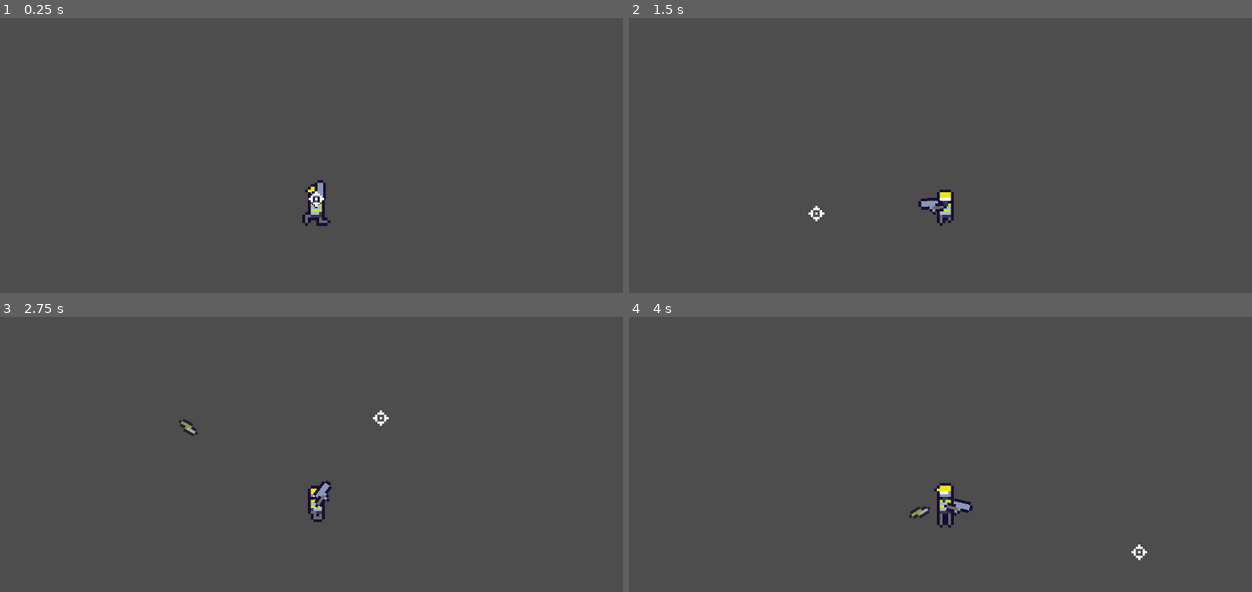
Above: before the commit, frames 1-4 (two rows, left to right).
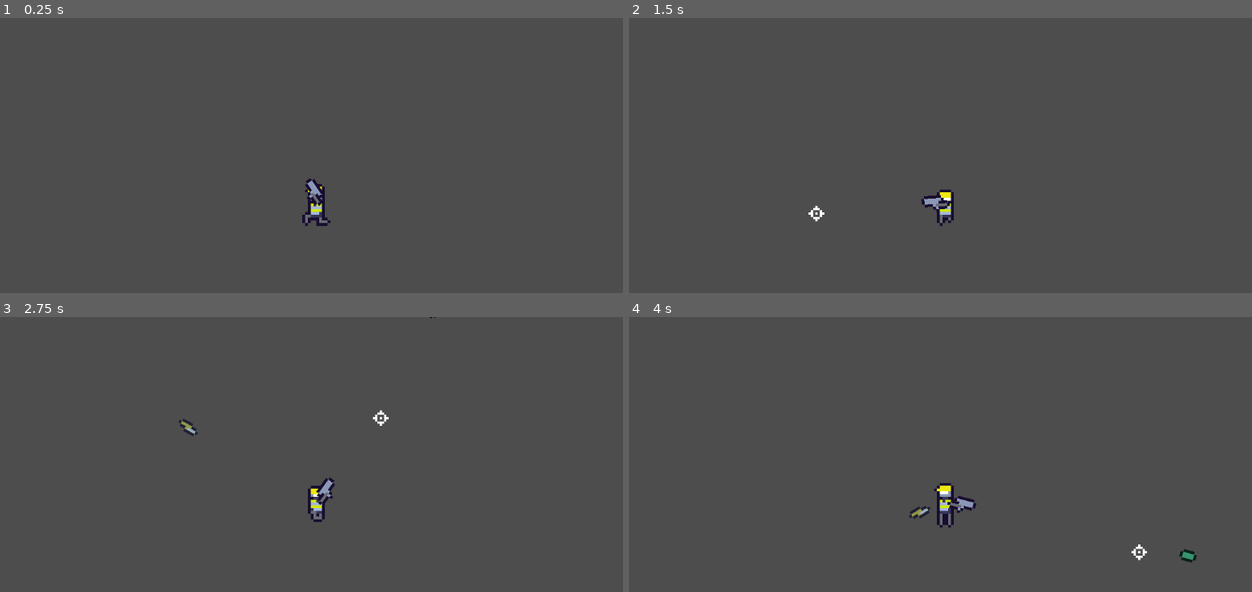
Above: after the commit, the same moments.

Repository: DryGuyx2/magnet_knives
Game: Godot game, scene res://main.tscn
Two runs of this game, one before a commit and one after it. Both use one fixed random seed, a clock stepped at 60 frames per second and the inputs below.
Inputs (mouse positions are in pixels of both pictures, inside the frame that each line leads up to):
- Up to frame 1 (0.25 s): no input
- Up to frame 2 (1.5 s): tap Enter at 0.5 s; move the mouse to (1090, 180) at 0.52 s; hold D (move_right) 0.53-1.28 s; click (1090, 180) at 0.6 s; move the mouse to (815, 216) at 1.27 s; hold S (move_down) from 1.28 s (still down); right-click (815, 216) at 1.35 s
- Up to frame 3 (2.75 s): click (186, 515) at 1.55 s; move the mouse to (380, 418) at 2.02 s; release S (move_down) at 2.03 s; hold D (move_right) from 2.03 s (still down); tap C (test_1) at 2.1 s; click (380, 418) at 2.3 s
- Up to frame 4 (4 s): move the mouse to (915, 570) at 2.77 s; release D (move_right) at 2.78 s; hold W (move_up) 2.78-3.53 s; click (915, 570) at 2.85 s; move the mouse to (1139, 553) at 3.52 s; hold A (move_left) from 3.53 s (still down); click (1139, 553) at 3.6 s

The runs differ from the first frame. In frame 1, 0.2% of the frame differs, in the area x 49-53%, y 58-70%; in frame 2, 0.2%; in frame 3, 0.2%; in frame 4, 0.3%, in the area x 50-92%, y 65-90%.

Commit message:
Add bullet

Diff:
--- a/main.tscn
+++ b/main.tscn
@@ -6,7 +6,10 @@
 
 [node name="Main" type="Node2D"]
 
-[node name="Player" parent="." node_paths=PackedStringArray("cursor") instance=ExtResource("1_2de56")]
+[node name="Cursor" parent="." instance=ExtResource("2_oxb3t")]
+
+[node name="Player" parent="." node_paths=PackedStringArray("main_scene", "cursor") instance=ExtResource("1_2de56")]
+main_scene = NodePath("..")
 cursor = NodePath("../Cursor")
 
 [node name="KnifeSpawner" type="Node2D" parent="Player"]
@@ -15,5 +18,3 @@
 script = ExtResource("3_yo3c0")
 
 [node name="Camera2D" type="Camera2D" parent="Player"]
-
-[node name="Cursor" parent="." instance=ExtResource("2_oxb3t")]
--- /dev/null
+++ b/player/bullet/bullet.gd
@@ -0,0 +1,19 @@
+extends Area2D
+class_name Bullet
+
+@export var speed: int = 1000
+@export var damage: int = 1
+var target: Vector2
+@onready var direction: Vector2 = (target - position).normalized()
+
+func _enter_tree() -> void:
+	look_at(target)
+
+func _process(delta: float) -> void:
+	global_position += direction * speed * delta
+
+
+func _on_area_entered(area: Area2D) -> void:
+	if area.has_method("damage"):
+		area.damage(damage)
+	queue_free()
--- /dev/null
+++ b/player/bullet/bullet.tscn
@@ -0,0 +1,20 @@
+[gd_scene load_steps=4 format=3 uid="uid://cye0v1xphgcbg"]
+
+[ext_resource type="Script" path="res://player/bullet/bullet.gd" id="1_cgpna"]
+[ext_resource type="Texture2D" uid="uid://cg4ygshaqncks" path="res://player/bullet/bullet.png" id="2_3f6yy"]
+
+[sub_resource type="RectangleShape2D" id="RectangleShape2D_u2ogg"]
+size = Vector2(30, 20)
+
+[node name="Bullet" type="Area2D"]
+script = ExtResource("1_cgpna")
+
+[node name="Sprite2D" type="Sprite2D" parent="."]
+position = Vector2(-4.76837e-07, -2.38419e-07)
+scale = Vector2(5, 5)
+texture = ExtResource("2_3f6yy")
+
+[node name="CollisionShape2D" type="CollisionShape2D" parent="."]
+shape = SubResource("RectangleShape2D_u2ogg")
+
+[connection signal="area_entered" from="." to="." method="_on_area_entered"]
--- a/player/player.gd
+++ b/player/player.gd
@@ -7,6 +7,7 @@
 	DASHING,
 }
 
+@export var main_scene: Node2D
 @export var move_speed: int = 10000
 @export var initial_state: State = State.IDLE
 @export var dash_distance: int = 300
@@ -16,6 +17,8 @@
 @onready var gun_animations: AnimatedSprite2D = $GunPivot/Gun
 @onready var gun_pivot: Node2D = $GunPivot
 @export var cursor: Cursor
+
+var BULLET_SCENE = preload("res://player/bullet/bullet.tscn")
 
 var move_direction: Vector2 = Vector2.ZERO
 
@@ -84,3 +87,9 @@
 		gun_pivot.scale.y = 1
 	else:
 		gun_pivot.scale.y = -1
+
+	if Input.is_action_just_pressed("shoot"):
+		var bullet = BULLET_SCENE.instantiate()
+		bullet.global_position = global_position
+		bullet.target = cursor.position
+		main_scene.add_child(bullet)
--- a/player/player.tscn
+++ b/player/player.tscn
@@ -239,18 +239,17 @@
 position = Vector2(0, -0.4)
 sprite_frames = SubResource("SpriteFrames_eyslh")
 animation = &"moving_sideways"
-frame_progress = 0.938543
+frame_progress = 0.989839
 
 [node name="CollisionShape2D" type="CollisionShape2D" parent="."]
 position = Vector2(-0.2, 3)
 shape = SubResource("CapsuleShape2D_th7ts")
 
 [node name="GunPivot" type="Node2D" parent="."]
-position = Vector2(0, 2.8)
+position = Vector2(1.2, 1.8)
 
 [node name="Gun" type="AnimatedSprite2D" parent="GunPivot"]
 position = Vector2(-1.4, -2.4)
-scale = Vector2(1, 1)
 sprite_frames = SubResource("SpriteFrames_0pqfg")
 animation = &"shoot"
 flip_h = true
--- a/project.godot
+++ b/project.godot
@@ -51,6 +51,11 @@
 "events": [Object(InputEventKey,"resource_local_to_scene":false,"resource_name":"","device":-1,"window_id":0,"alt_pressed":false,"shift_pressed":false,"ctrl_pressed":false,"meta_pressed":false,"pressed":false,"keycode":0,"physical_keycode":67,"key_label":0,"unicode":99,"echo":false,"script":null)
 ]
 }
+shoot={
+"deadzone": 0.5,
+"events": [Object(InputEventMouseButton,"resource_local_to_scene":false,"resource_name":"","device":-1,"window_id":0,"alt_pressed":false,"shift_pressed":false,"ctrl_pressed":false,"meta_pressed":false,"button_mask":1,"position":Vector2(223, 3),"global_position":Vector2(227, 44),"factor":1.0,"button_index":1,"canceled":false,"pressed":true,"double_click":false,"script":null)
+]
+}
 
 [rendering]
 
Binary file added: player/bullet/bullet.png
Not shown, added: player/bullet/bullet.png.import
